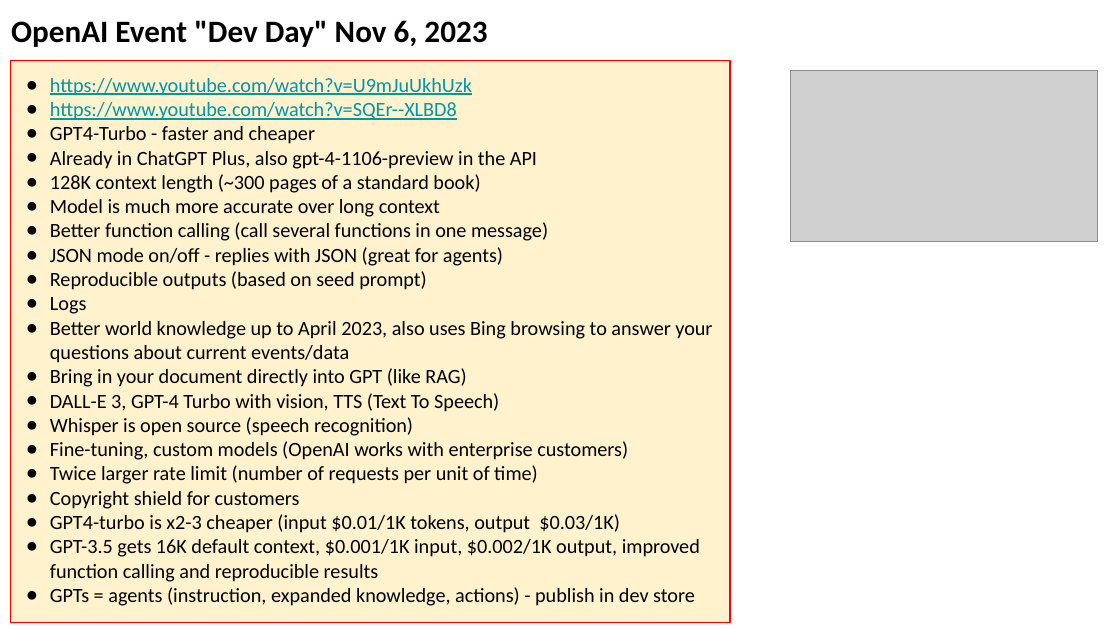
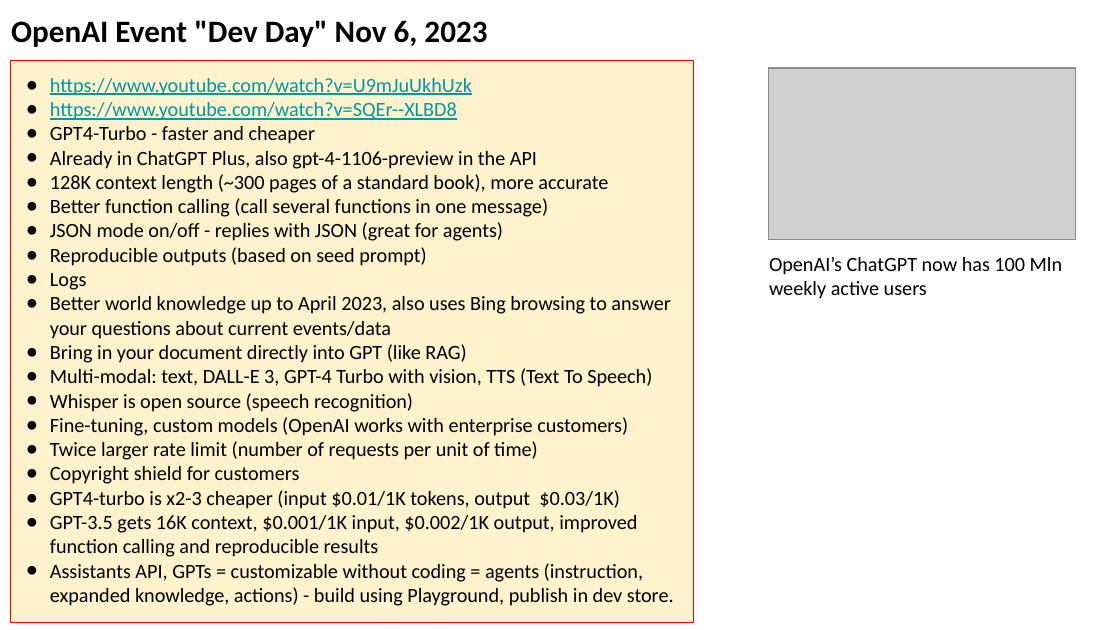
Before and after one commit to vitalmix/seminar, a slide deck: slide 3 of 2023/2023-11-10-AI-Updates.pptx. Drawn at 1120x630 pixels with LibreOffice and Linux fonts; fonts in the diff are those of the drawing; grey boxes stand for pictures. Boxes give left, top, right and bottom in pixels: in the first picture for what was removed or moved away, otherwise in the second. Text is boxed around its words. In the diff, an @@ line names an element or a change of style, - is before the commit and + after.

```diff
--- a/2023/2023-11-10-AI-Updates.pptx
+++ b/2023/2023-11-10-AI-Updates.pptx
@@ rectangle "https://www.youtube.com/watch?v=U9mJuUkhUzk": place and size @@
-rectangle "https://www.youtube.com/watch?v=U9mJuUkhUzk" at (11, 60, 730, 623)
+rectangle "https://www.youtube.com/watch?v=U9mJuUkhUzk" at (11, 60, 694, 623)
@@ picture: place and size @@
-picture at (791, 71, 1098, 242)
+picture at (768, 68, 1075, 240)
@@ text in rectangle at (50, 174, 608, 193): text changed @@
-● 128K context length (~300 pages of a standard book)
-● Model is much more accurate over long context
+● 128K context length (~300 pages of a standard book), more accurate
@@ text added at (769, 257, 1063, 299), 13 pt, text #000000 @@
+OpenAI’s ChatGPT now has 100 Mln weekly active users
@@ text in rectangle at (50, 368, 652, 387): text changed @@
-● DALL-E 3, GPT-4 Turbo with vision, TTS (Text To Speech)
+● Multi-modal: text, DALL-E 3, GPT-4 Turbo with vision, TTS (Text To Speech)
@@ text in rectangle at (50, 515, 674, 606): text changed @@
-● GPT-3.5 gets 16K default context, $0.001/1K input, $0.002/1K output, improved function calling and reproducible results
-● GPTs = agents (instruction, expanded knowledge, actions) - publish in dev store
+● GPT-3.5 gets 16K context, $0.001/1K input, $0.002/1K output, improved function calling and reproducible results
+● Assistants API, GPTs = customizable without coding = agents (instruction, expanded knowledge, actions) - build using Playground, publish in dev store.
```
Also in this commit, not shown: 2 other slides changed, 1 slide added.
